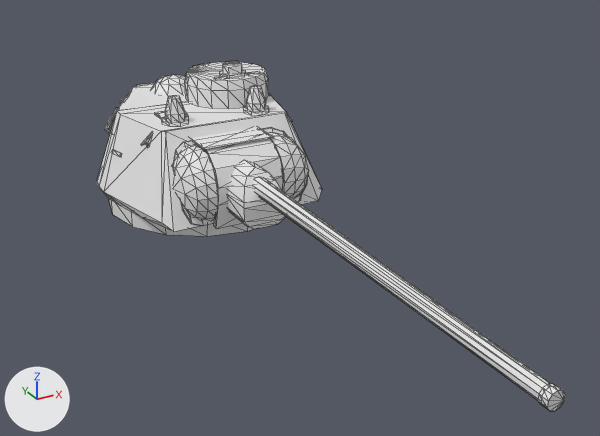
The OBJ model src/models/tank/TankTurret.obj, before and after one commit.
Both versions are drawn from a 50 mm lens placed at (-2.66, -7.69, 4.46), pointed at (0.3, -2.31, 1.77). The axes (+X, +Y, +Z) are drawn at lower left. The lights are the same throughout. Mesh edges are drawn as thin lines. Where no turn or scale is listed for an object, it has been applied to the vertices. Vertices at the same position are counted once.

Names of what the first picture shows: 'Gun_Object_1.003', 'Turret_Object_1.002'.
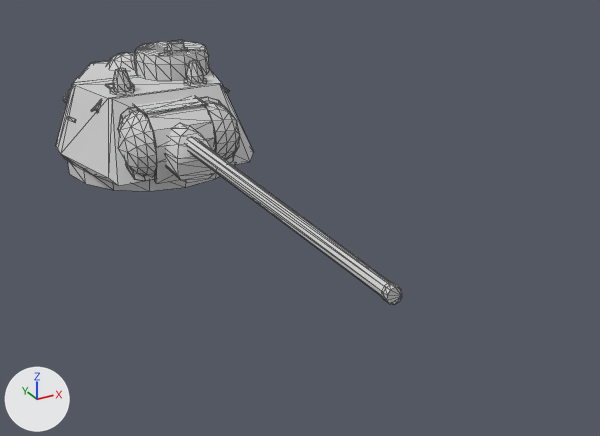
What changed in the scene script:
```text
Add mat_none:
    mat_none = principled_material('None')
    mat_none.base_color = (0.64, 0.64, 0.64)  # light grey #d1d1d1
    mat_none.roughness = 0.69
Change me_gun_object_1_003:
    used by ob_gun_object_1_003; location = (0.0, 0.0, 0.0)
    remove me_gun_object_1_003.from_pydata(...)  # 90 vertices, 135 faces; spans x -0.29..0.28, y -5.41..-1.74, z 1.67..2.32
    add me_gun_object_1_003.from_pydata(...)  # 652 vertices, 973 faces; spans x -0.98..0.92, y -4.17..1.47, z 1.53..2.7
    me_gun_object_1_003 part 1: the loose piece of 20 vertices spanning x -0.29..0.28, y -2.05..-1.74, z 1.67..2.32 is moved by (-0.06, 1.24, -0.02), in mat_none (light grey #d1d1d1)
    me_gun_object_1_003 part 2: the loose piece of 30 vertices spanning x -0.21..0.15, y -2.36..-1.98, z 1.78..2.22 is moved by (-0.06, 1.24, -0.02), in mat_none (light grey #d1d1d1)
    me_gun_object_1_003 part 3: the loose piece of 20 vertices spanning x -0.09..0.04, y -5.37..-2.23, z 2.01..2.15 is moved by (-0.06, 1.24, -0.02), in mat_none (light grey #d1d1d1)
    me_gun_object_1_003 part 4: the loose piece of 20 vertices spanning x -0.08..0.03, y -5.41..-5.35, z 2.03..2.14 is moved by (-0.06, 1.24, -0.02), in mat_none (light grey #d1d1d1)
    me_gun_object_1_003 part 5: 562 vertices added at x -0.98..0.92, y -0.83..1.47, z 1.53..2.7
    add me_gun_object_1_003.materials.append(mat_none)  # light grey #d1d1d1
Remove ob_turret_object_1_002:
    ob_turret_object_1_002 = bpy.data.objects.new('Turret_Object_1.002', me_turret_object_1_002)
    ob_turret_object_1_002.location = (0.0, 0.0, 0.0)
```

Where the change shows, as pixel boxes [x1, y1, x2, y2] in the pictures (600 x 436 px; the box of a moved part takes in the faces that stretch with it):
'Gun_Object_1.003', reshaped: before [205, 139, 565, 411]; after [56, 40, 402, 304]
'Turret_Object_1.002', deleted: before [97, 61, 322, 236]
part 1 of me_gun_object_1_003, moved or reshaped: before [205, 139, 283, 229]; after [145, 106, 216, 184]
part 2 of me_gun_object_1_003, moved or reshaped: before [227, 160, 285, 229]; after [165, 123, 215, 183]
part 3 of me_gun_object_1_003, moved or reshaped: before [254, 177, 550, 400]; after [186, 137, 391, 296]
part 4 of me_gun_object_1_003, moved or reshaped: before [538, 384, 565, 411]; after [381, 283, 402, 304]
part 5 of me_gun_object_1_003, added: after [56, 40, 254, 191]
